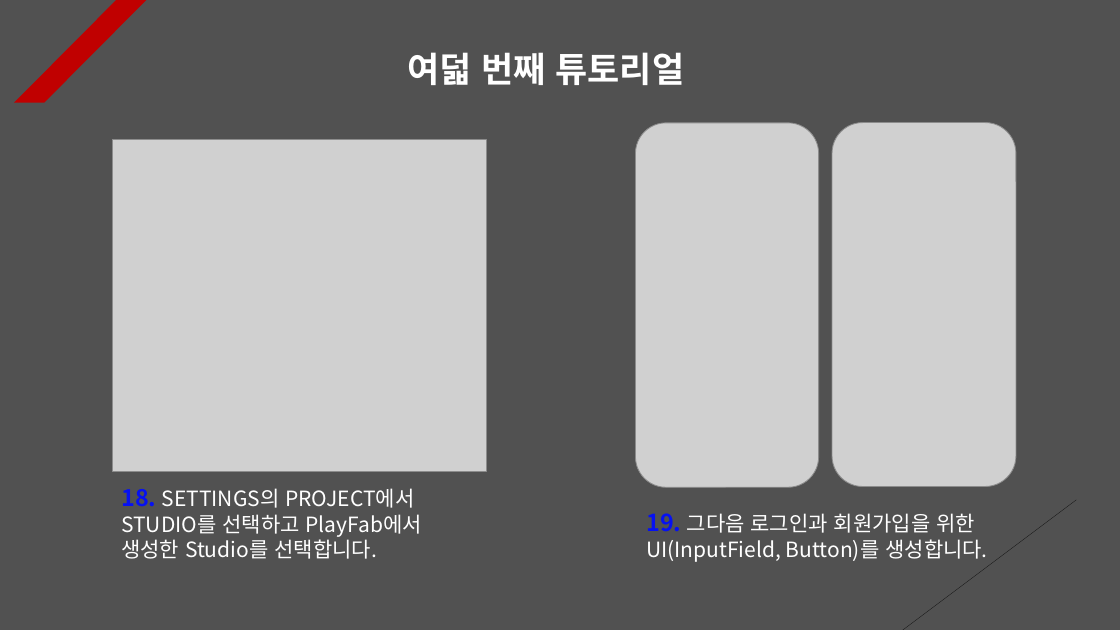
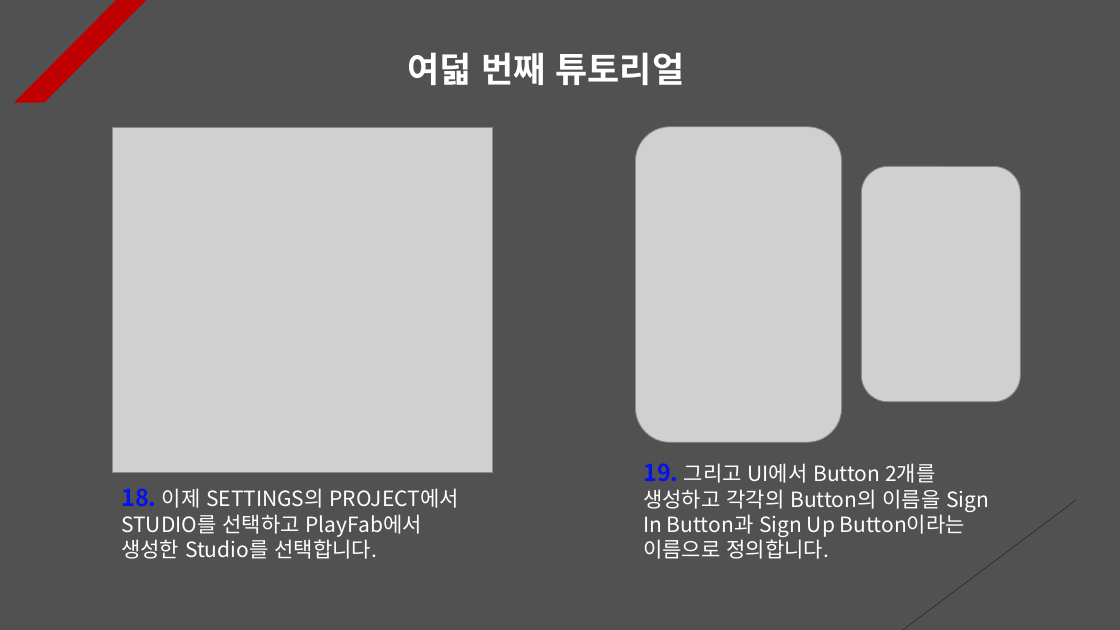
Before and after one commit to Unity2033/3D-UnityEngine, a slide deck: slide 8 of Assets/Class/Photon Server/PPT Data/Photon PlayFab.pptx. Drawn at 1120x630 pixels with LibreOffice and Linux fonts; fonts in the diff are those of the drawing; grey boxes stand for pictures. Boxes give left, top, right and bottom in pixels: in the first picture for what was removed or moved away, otherwise in the second. Text is boxed around its words. In the diff, an @@ line names an element or a change of style, - is before the commit and + after.

```diff
--- a/Assets/Class/Photon Server/PPT Data/Photon PlayFab.pptx
+++ b/Assets/Class/Photon Server/PPT Data/Photon PlayFab.pptx
@@ picture: place and size @@
-picture at box(113, 139, 486, 472)
+picture at box(113, 128, 492, 472)
@@ picture: place and size @@
-picture at box(636, 123, 819, 487)
+picture at box(636, 127, 842, 443)
@@ picture: place and size @@
-picture at box(833, 123, 1017, 486)
+picture at box(861, 166, 1020, 402)
@@ text at box(643, 463, 989, 559): text changed @@
-19. 그다음 로그인과 회원가입을 위한 UI(InputField, Button)를 생성합니다.
+19. 그리고 UI에서 Button 2개를 생성하고 각각의 Button의 이름을 Sign In Button과 Sign Up Button이라는 이름으로 정의합니다.
@@ text at box(121, 488, 459, 559): text changed @@
-18. SETTINGS의 PROJECT에서 STUDIO를 선택하고 PlayFab에서 생성한 Studio를 선택합니다.
+18. 이제 SETTINGS의 PROJECT에서 STUDIO를 선택하고 PlayFab에서 생성한 Studio를 선택합니다.
```
Also in this commit, not shown: 14 other slides changed, 1 slide added, 21 other files.
